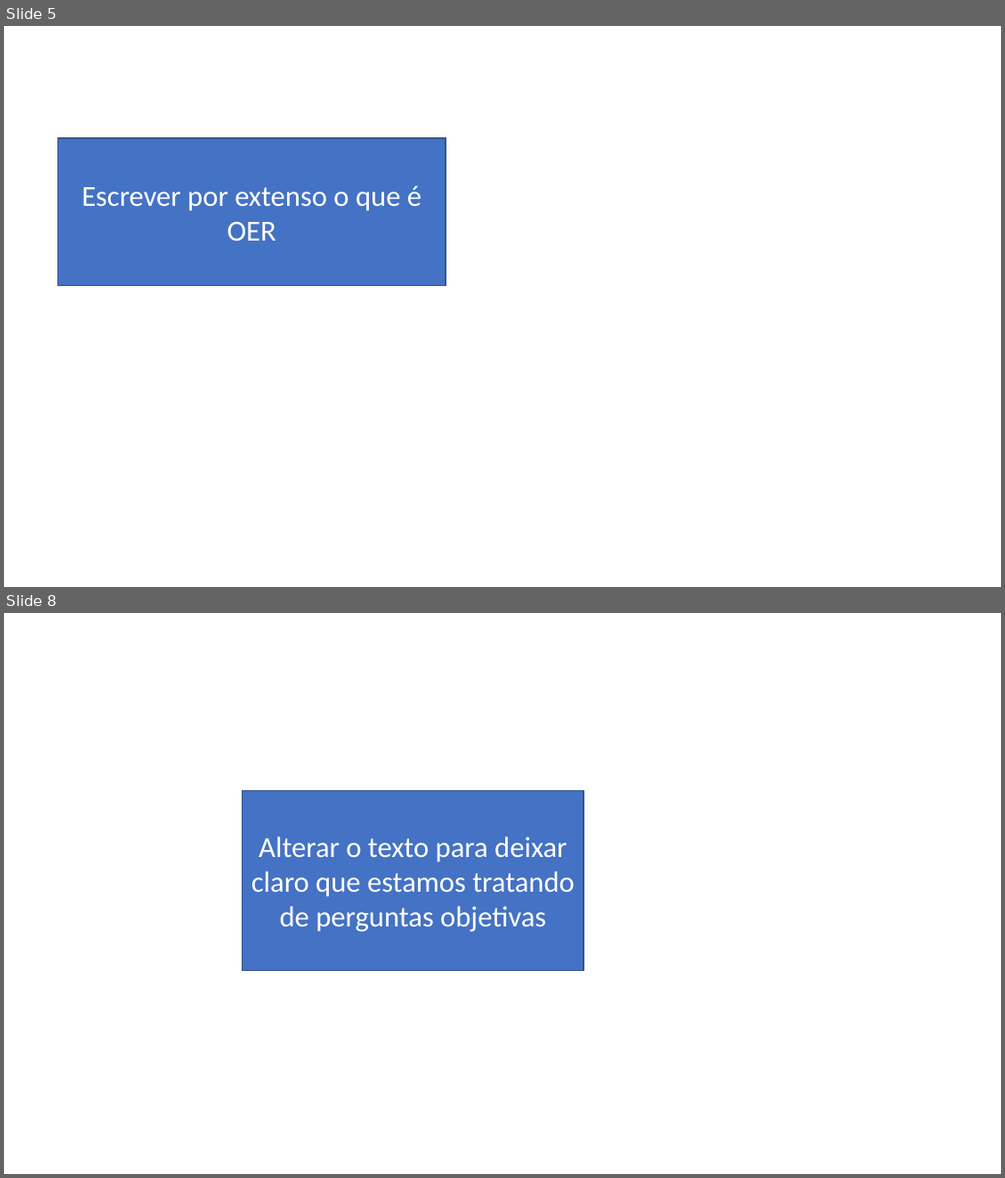
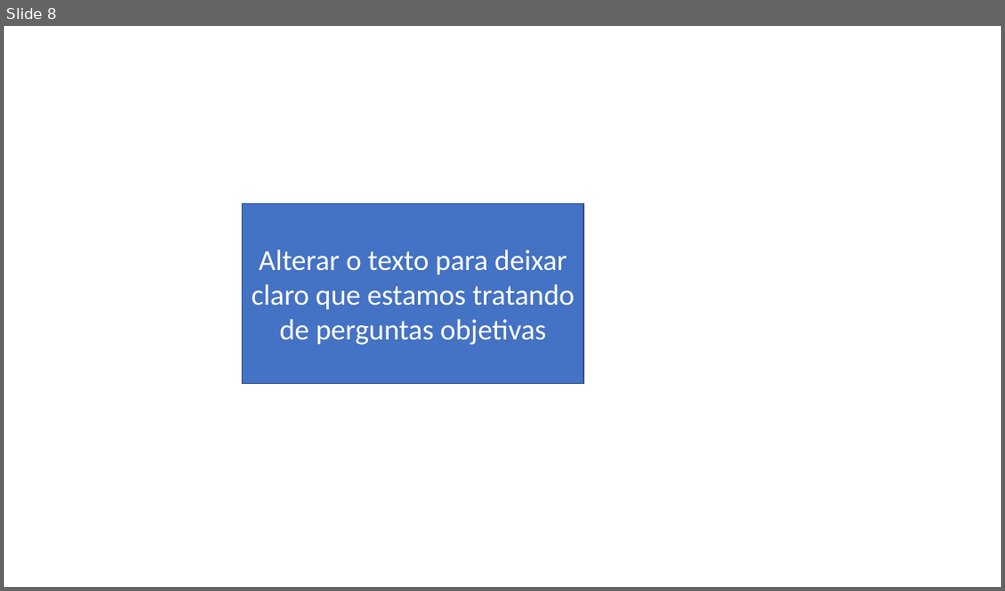
Before and after one commit to rnappi/ftt-tcc, a slide deck: apresentacao/apresentacao.pptx. Shown one above the other, each under a label of ours: slides 5 and 8 before the commit, slide 8 after it; the slides between them are not shown. The pictures are 1005x1178 and 1005x591 pixels, drawn with LibreOffice and Linux fonts; fonts in the diff are those of the drawing; background and template pictures are left out. Boxes give left, top, right and bottom in pixels: in the first picture for what was removed or moved away, otherwise in the second. Text is boxed around its words. In the diff, an @@ line names an element or a change of style, - is before the commit and + after.

```diff
--- a/apresentacao/apresentacao.pptx
+++ b/apresentacao/apresentacao.pptx
@@ slide 5 removed at box(4, 26, 1001, 587), background picture (left out) @@
@@ rectangle removed at box(57, 138, 446, 286) @@
-Escrever por extenso o que é OER
```
Also in this commit, not shown: 4 slides added, 3 other slides removed, 12 other files.
